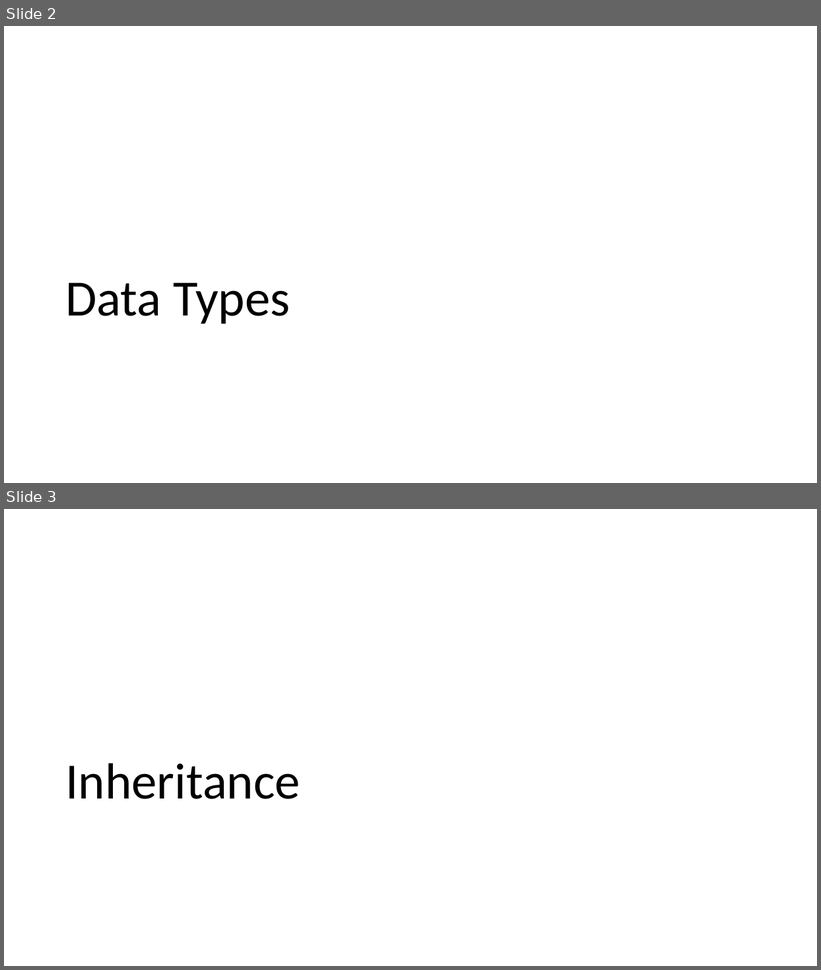
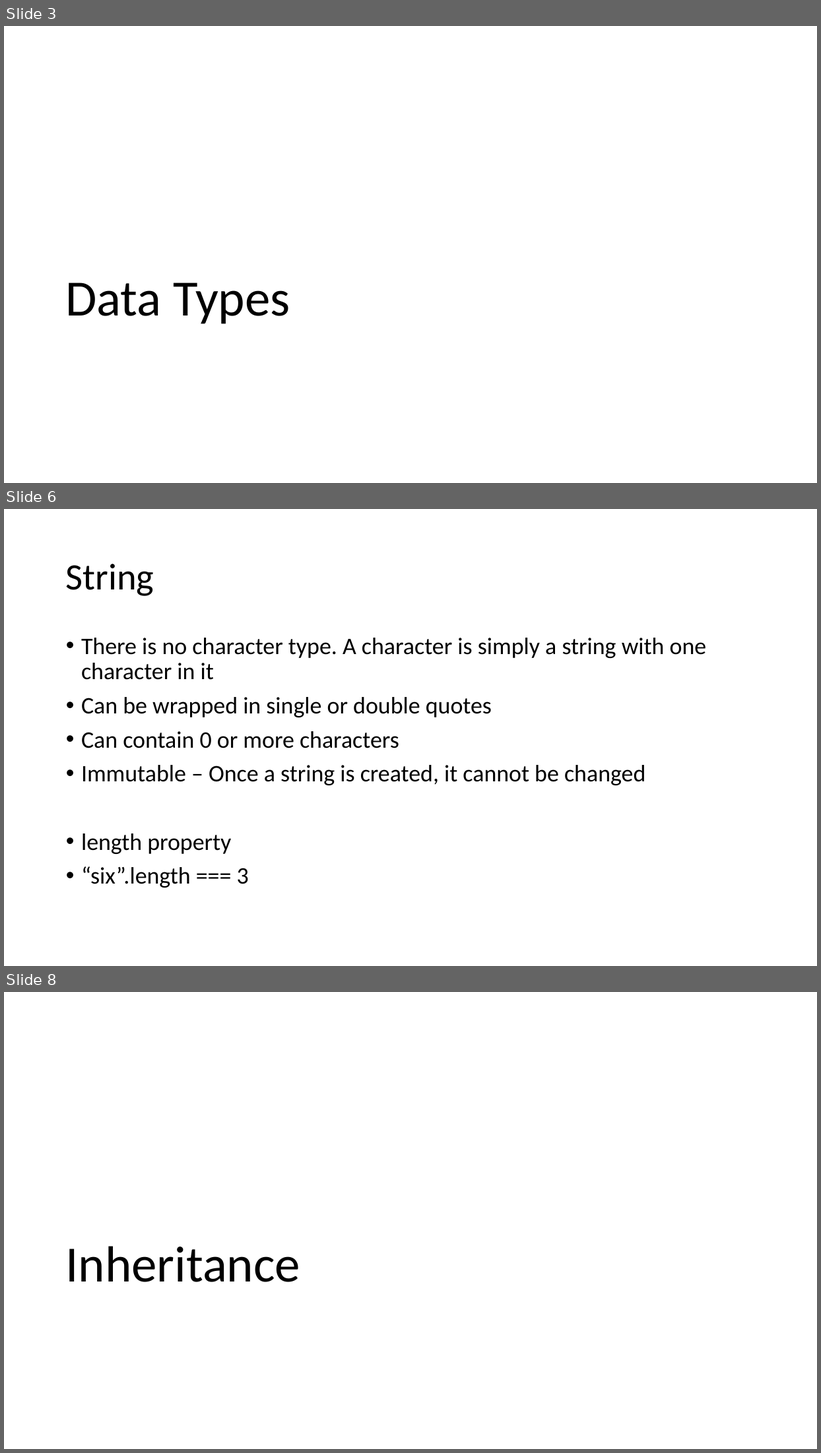
Before and after one commit to entelect/MEANForum, a slide deck: Part2 - JS Fundamentals/presentation/presentation.pptx. Shown one above the other, each under a label of ours: slides 2 and 3 before the commit, slides 3, 6 and 8 after it; the slides between them are not shown. The pictures are 821x970 and 821x1453 pixels, drawn with LibreOffice and Linux fonts; fonts in the diff are those of the drawing. Boxes give left, top, right and bottom in pixels: in the first picture for what was removed or moved away, otherwise in the second. Text is boxed around its words. In the diff, an @@ line names an element or a change of style, - is before the commit and + after.

```diff
--- a/Part2 - JS Fundamentals/presentation/presentation.pptx
+++ b/Part2 - JS Fundamentals/presentation/presentation.pptx
@@ slide 6 added at (4,509,817,966), background #FFFFFF @@
@@ title added at (66,564,154,596), 44 pt, text #000000 @@
+String
@@ text added at (81,638,707,888), 28 pt, text #000000 @@
+• There is no character type. A character is simply a string with one character in it
+• Can be wrapped in single or double quotes
+• Can contain 0 or more characters
+• Immutable – Once a string is created, it cannot be changed
+• length property
+• “six”.length === 3
@@ what was slide 2 is now slide 3 @@
@@ what was slide 3 is now slide 8 @@
```
Also in this commit, not shown: 4 other slides added.
